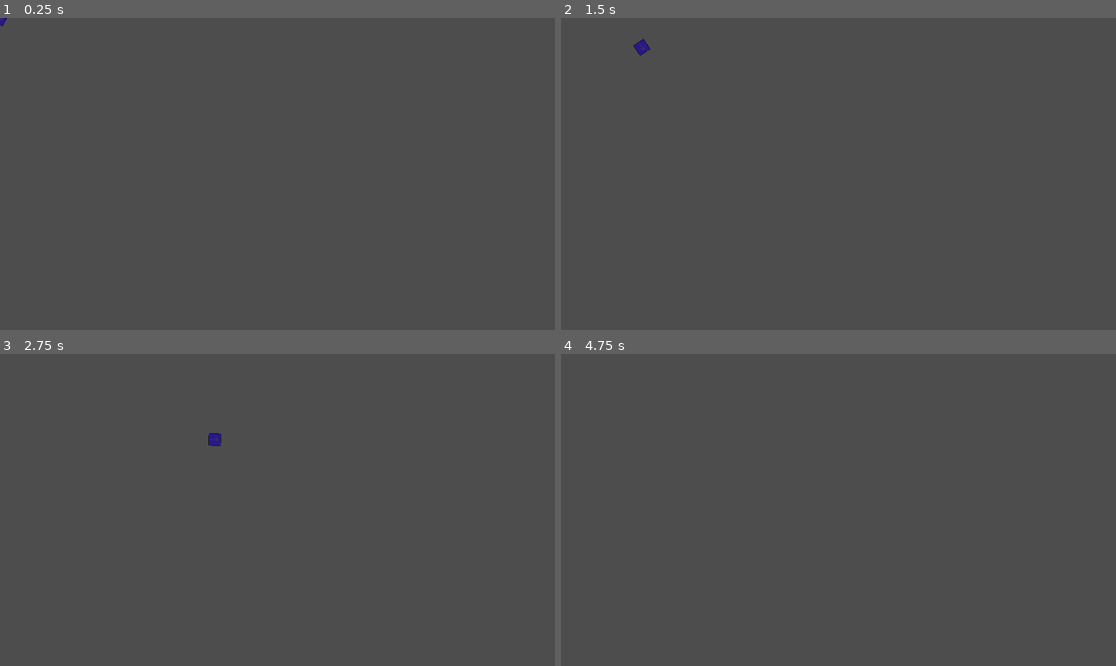
Above: before the commit, frames 1-4 (two rows, left to right).
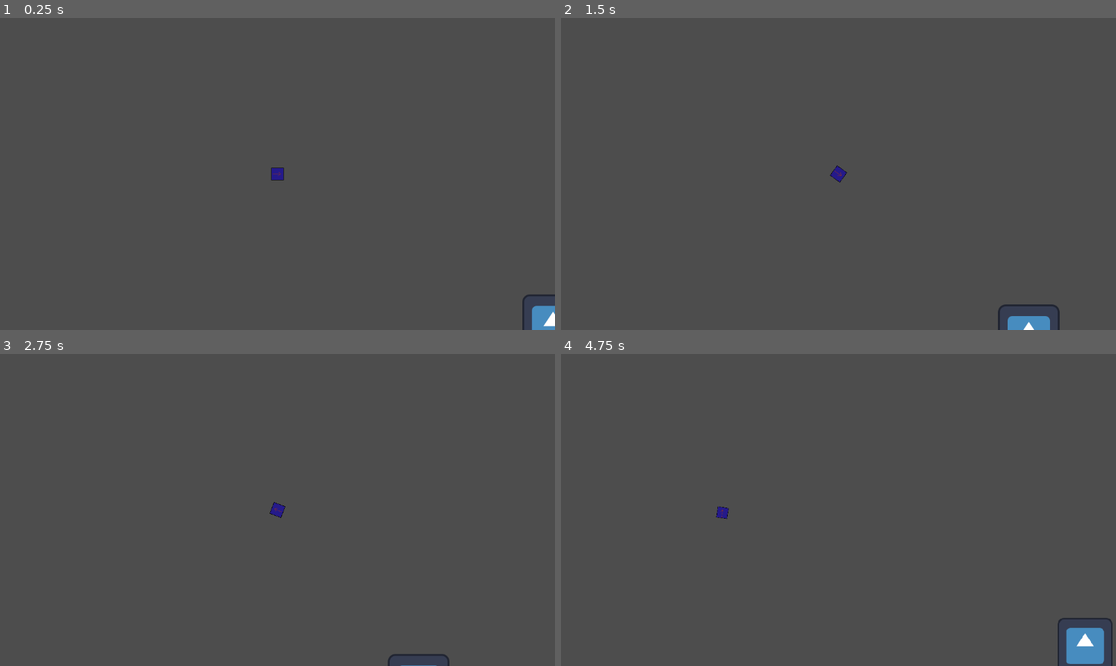
Above: after the commit, the same moments.

Repository: IanuReeves/Dirt-Defenders
Game: Godot game, scene res://scenes/world.tscn
Two runs of this game, one before a commit and one after it. Both use one fixed random seed, a clock stepped at 60 frames per second and the inputs below. The engine's default icon, where the game draws it, is replaced by a stand-in: a white triangle on a blue panel in a dark square.
Inputs (mouse positions are in pixels of both pictures, inside the frame that each line leads up to):
- Up to frame 1 (0.25 s): no input
- Up to frame 2 (1.5 s): tap Enter at 0.5 s; move the mouse to (960, 158) at 0.52 s; hold W (forward) 0.53-1.28 s; hold F (zoom, bound only after the commit) 0.53-1.28 s; move the mouse to (727, 189) at 1.27 s; hold S (brake) from 1.28 s (still down); click (727, 189) at 1.35 s
- Up to frame 3 (2.75 s): tap F (zoom, bound only after the commit) at 1.55 s; move the mouse to (333, 441) at 2.02 s; release S (brake) at 2.03 s; hold W (forward) from 2.03 s (still down); hold F (zoom, bound only after the commit) from 2.03 s (still down)
- Up to frame 4 (4.75 s): move the mouse to (810, 572) at 2.77 s; release F (zoom, bound only after the commit) at 2.78 s; tap F (zoom, bound only after the commit) at 2.85, 3.8, 4.35 s; move the mouse to (1005, 556) at 3.52 s; release W (forward) at 3.53 s; press the mouse at (1005, 556) at 3.53 s; hold S (brake) from 3.53 s (still down); move the mouse to (672, 463) at 4.27 s; release the mouse at (672, 463) at 4.28 s

The runs differ from the first frame. In frame 1, 0.5% of the frame differs, in the area x 0-100%, y 0-100%; in frame 2, 0.6%; in frame 3, 0.3%; in frame 4, 1.0%, in the area x 27-100%, y 48-100%.

Commit message:
camera system
adds the camera system, should run smooth as butter.

Diff:
--- a/project.godot
+++ b/project.godot
@@ -33,6 +33,11 @@
 , Object(InputEventKey,"resource_local_to_scene":false,"resource_name":"","device":-1,"window_id":0,"alt_pressed":false …(182 unchanged characters)…
 ]
 }
+zoom={
+"deadzone": 0.5,
+"events": [Object(InputEventKey,"resource_local_to_scene":false,"resource_name":"","device":-1,"window_id":0,"alt_pressed":false,"shift_pressed":false,"ctrl_pressed":false,"meta_pressed":false,"pressed":false,"keycode":0,"physical_keycode":70,"key_label":0,"unicode":102,"location":0,"echo":false,"script":null)
+]
+}
 
 [rendering]
 
--- /dev/null
+++ b/scenes/World.gd
@@ -0,0 +1,37 @@
+extends Node2D
+
+# camera stuff
+
+var MinimapOn = true
+var zoomneeded = 0
+var PPdist
+
+
+@onready var planet: Area2D = $"Gravity Well"
+@onready var player: Player = $Player
+@onready var worldcam: Camera2D = $"Gravity Well/Worldcam"
+@onready var playercam: Camera2D = $Player/Camera
+
+
+
+# Called when the node enters the scene tree for the first time.
+func _ready() -> void:
+	pass # Replace with function body.
+
+
+# Called every frame. 'delta' is the elapsed time since the previous frame.
+func _physics_process(delta: float) -> void:
+	PPdist = float(Vector2(player.position.x, player.position.y).distance_to(Vector2(planet.position.x, planet.position.y)))
+	zoomneeded = ( 800 / PPdist)
+	if Input.is_action_pressed("zoom"):
+		if MinimapOn:
+			MinimapOn = false
+			playercam.make_current()
+		elif not MinimapOn:
+			MinimapOn = true
+			worldcam.make_current()
+	if MinimapOn == true:
+		worldcam.zoom.x = zoomneeded
+		worldcam.zoom.y = zoomneeded
+	else:
+		zoomneeded = 0.5
--- a/scenes/world.tscn
+++ b/scenes/world.tscn
@@ -1,11 +1,14 @@
-[gd_scene load_steps=5 format=3 uid="uid://bfjdogfx64gtl"]
+[gd_scene load_steps=7 format=3 uid="uid://bfjdogfx64gtl"]
 
 [ext_resource type="PackedScene" uid="uid://6s3hfdcvwbxr" path="res://scenes/player.tscn" id="1_3wq0y"]
+[ext_resource type="Script" path="res://scenes/World.gd" id="1_6nfqq"]
 [ext_resource type="Script" path="res://scripts/weapon.gd" id="2_4g78g"]
 [ext_resource type="PackedScene" uid="uid://cp82a32j63e0j" path="res://scenes/bullets/bullet.tscn" id="3_7c51f"]
 [ext_resource type="PackedScene" uid="uid://lf7iyos0k68w" path="res://scenes/gravity_well.tscn" id="3_uh7nf"]
+[ext_resource type="Texture2D" uid="uid://dq46mkccnpqdi" path="res://icon.svg" id="6_3e7at"]
 
 [node name="World" type="Node2D"]
+script = ExtResource("1_6nfqq")
 
 [node name="Player" parent="." node_paths=PackedStringArray("weapon") instance=ExtResource("1_3wq0y")]
 weapon = NodePath("Weapon")
@@ -14,5 +17,13 @@
 script = ExtResource("2_4g78g")
 bullet = ExtResource("3_7c51f")
 
+[node name="Camera" type="Camera2D" parent="Player"]
+
 [node name="Gravity Well" parent="." instance=ExtResource("3_uh7nf")]
 position = Vector2(572, 314)
+
+[node name="Worldcam" type="Camera2D" parent="Gravity Well"]
+position = Vector2(-572, -314)
+
+[node name="Sprite2D" type="Sprite2D" parent="Gravity Well"]
+texture = ExtResource("6_3e7at")
